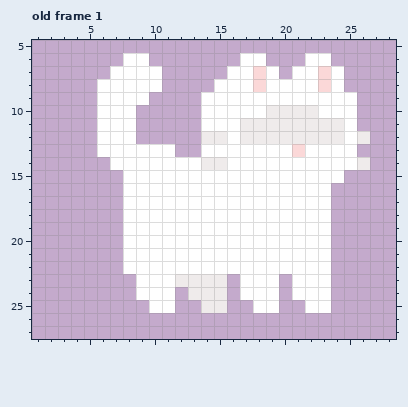
Two states of a pixel-art file, project/characters/player_character/art/white cat walk1.aseprite. Above is the file before it was changed.
32x32 pixels, 4 frames. Shown: old frame 1: x 1..28, y 5..27.
After the commit:
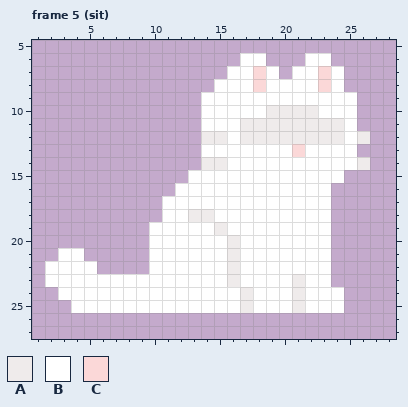
Palette (. is transparent): A #efebeb  B #ffffff  C #fbd8d8
A new or re-ordered frame is compared with the old frame closest to it.
The author wrote: Adds cat animations for walking
The edit:
frames 4 -> 5
Frame 5 (sit) is new; against old frame 1:
y 6: x 8..9 BB -> ..
y 7: x 7..10 BBBB -> ....
y 8: x 6..10 BBBBB -> .....
y 9: x 6..9 BBBB -> ....
y 10..12: x 6..8 BBB -> ...
y 13: x 6..11 BBBBBB -> ......
y 14: x 7..13 BBBBBBB -> .......
y 15: x 8..12 BBBBB -> .....
y 16: x 8..11 BBBB -> ....
y 17: x 8..10 BBB -> ...
y 18: x 8..10 BBB -> ...; x 13..14 BB -> AA
y 19: x 8..9 BB -> ..; x 15 B -> A
y 20: x 8..9 BB -> ..; x 16 B -> A
y 21: x 3..4 .. -> BB; x 8..9 BB -> ..; x 16 B -> A
y 22: x 2..5 .... -> BBBB; x 8..9 BB -> ..; x 16 B -> A
y 23: x 2..8 ....... -> BBBBBBB; x 12..16 AAAA. -> BBBBA; x 20..21 .B -> BA
y 24: x 3..8 ...... -> BBBBBB; x 12..17 .AAA.B -> BBBBBA; x 20..21 .B -> BA; x 24 . -> B
y 25: x 4..9 ...... -> BBBBBB; x 12..17 ..AA.. -> BBBBBA; x 20..21 .. -> BA; x 24 . -> B
Pixel boxes of the changes (left, top, right, bottom) in both pictures:
changed: (45, 53, 344, 313)
